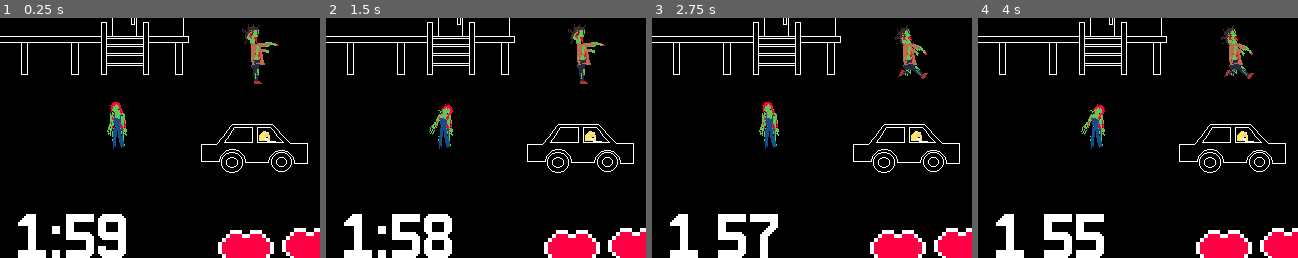
Above: before the commit, frames 1-4 (left to right).
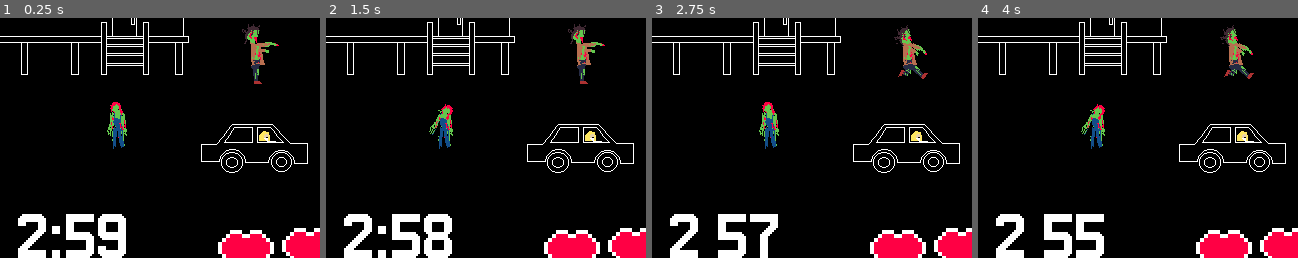
Above: after the commit, the same moments.

Repository: sanitygames/gameoff2022
Game: Godot game, scene res://game/Game.tscn
Same seed, same stepped clock (60 frames per second), same inputs: the game is played once before the commit and once after it.
Inputs (mouse positions are % of the whole screen's width and height, from its top left):
- Up to frame 1 (0.25 s): no input
- Up to frame 2 (1.5 s): tap Enter at 0.5 s; move the mouse to (72, 45) at 0.52 s; click (72, 45) at 0.67 s; click (90, 5) at 1.25 s
- Up to frame 3 (2.75 s): click (96, 5) at 2 s
- Up to frame 4 (4 s): move the mouse to (30, 55) at 2.77 s; click (30, 55) at 2.92 s; move the mouse to (60, 28) at 3.52 s; click (60, 28) at 3.67 s
The pictures show only the part of the screen within x 0-50%, y 40-90%; the shares and areas given below are measured in that part.

The runs differ from the first frame. In frame 1, 0.6% of the frame differs, in the area x 5-15%, y 81-97%; in frame 2, 0.6%; in frame 3, 0.6%; in frame 4, 0.6%.

Commit message:
level design

Diff:
--- a/game/Fukidasi.gd
+++ b/game/Fukidasi.gd
@@ -6,7 +6,6 @@
 var word = ""
 
 func set_text(_word):
-	print(_word)
 	word = _word
 	$Label.bbcode_text = formatter(word)
 
@@ -16,6 +15,7 @@
 	if word[0] == _str:
 		word.erase(0, 1)
 		emit_signal("hit")
+		$AudioStreamPlayer.play()
 
 	if word == "":
 		emit_signal("finished")
--- a/game/Game.gd
+++ b/game/Game.gd
@@ -45,6 +45,7 @@
 	$ZombieTutorialDebug.visible = false
 
 	# タイピングのチュートリアル兼ゲームレベル判定
+	$ZombieSpawner.is_active = true
 	$PrayTutorialDebug.visible = true
 	$Fukidasi.visible = true
 	$Timer.wait_time = 999
--- a/game/Game.tscn
+++ b/game/Game.tscn
@@ -113,6 +113,7 @@
 [ext_resource path="res://game/Fukidasi.gd" type="Script" id=111]
 [ext_resource path="res://game/ZombieSpawner.gd" type="Script" id=112]
 [ext_resource path="res://game/Car.gd" type="Script" id=113]
+[ext_resource path="res://resource/sound/engine.wav" type="AudioStream" id=114]
 
 [sub_resource type="SpriteFrames" id=1]
 animations = [ {
@@ -146,6 +147,26 @@
 [sub_resource type="Curve2D" id=5]
 _data = {
 "points": PoolVector2Array( 0, 0, 0, 0, -30, 140, 0, 0, 0, 0, -29, 227 )
+}
+
+[sub_resource type="Curve2D" id=6]
+_data = {
+"points": PoolVector2Array( 0, 0, 0, 0, 331, 1, 0, 0, 0, 0, 334, 200 )
+}
+
+[sub_resource type="Curve2D" id=7]
+_data = {
+"points": PoolVector2Array( 0, 0, 0, 0, 129, -22, 0, 0, 0, 0, 353, -23, 0, 0, 0, 0, 354, 201 )
+}
+
+[sub_resource type="Curve2D" id=8]
+_data = {
+"points": PoolVector2Array( 0, 0, 0, 0, 147, -42, 0, 0, 0, 0, 276, -42 )
+}
+
+[sub_resource type="Curve2D" id=9]
+_data = {
+"points": PoolVector2Array( 0, 0, 0, 0, 60, 93, 0, 0, 0, 0, 68, 93 )
 }
 
 [node name="Game" type="Node2D"]
@@ -183,6 +204,9 @@
 text = "AAAAAAAA!"
 scroll_active = false
 
+[node name="AudioStreamPlayer" type="AudioStreamPlayer" parent="Fukidasi"]
+stream = ExtResource( 114 )
+
 [node name="RedBlood" type="AnimatedSprite" parent="."]
 position = Vector2( 80, 119.25 )
 scale = Vector2( 0.5, 0.5 )
@@ -248,18 +272,33 @@
 [node name="Path2D2" type="Path2D" parent="ZombieSpawner"]
 curve = SubResource( 5 )
 
+[node name="Path2D3" type="Path2D" parent="ZombieSpawner"]
+curve = SubResource( 6 )
+
+[node name="Path2D4" type="Path2D" parent="ZombieSpawner"]
+position = Vector2( -1, 1 )
+curve = SubResource( 7 )
+
+[node name="Path2D5" type="Path2D" parent="ZombieSpawner"]
+position = Vector2( -1, 1 )
+curve = SubResource( 8 )
+
+[node name="Path2D6" type="Path2D" parent="ZombieSpawner"]
+position = Vector2( -1, 1 )
+curve = SubResource( 9 )
+
 [node name="Timer" type="Timer" parent="ZombieSpawner"]
-wait_time = 5.0
+wait_time = 10.0
 autostart = true
 
 [node name="GameUILayer" type="CanvasLayer" parent="."]
 
 [node name="IgnitionTimer" parent="GameUILayer" instance=ExtResource( 95 )]
+unique_name_in_owner = true
 __meta__ = {
 "_edit_lock_": true
 }
 is_active = true
-timer = 120.0
 
 [node name="LifeUI" type="Node2D" parent="GameUILayer"]
 position = Vector2( 8, -9 )
--- a/game/WeaponUI.gd
+++ b/game/WeaponUI.gd
@@ -28,4 +28,4 @@
 
 
 func _on_Fukidasi_finished():
-	add_weapon(Global.game_level + 1)
+	add_weapon(1)
--- a/game/ZombieSpawner.gd
+++ b/game/ZombieSpawner.gd
@@ -2,27 +2,25 @@
 
 export (PackedScene) var zombie_prefab
 
-var curve
+var is_active = false
+var curves = []
 
 
 func _ready():
-	curve = get_node("Path2D").curve
+	for child in get_children():
+		if child is Path2D:
+			curves.push_back(child.curve)
 
 
 func spawn():
-	var points = curve.get_baked_points()
+	var points = curves[randi() % curves.size()].get_baked_points()
 	var z = zombie_prefab.instance()
 	z.position = points[randi()%points.size()]
+	z.speed = Global.get_zombie_speed()
 	owner.add_child(z)
-	# print(curve.get_baked_points()[randi() % curve.get_baked_points().size()])
-	# timer += delta
-	# var max_points = curve.get_baked_points().size()
-	# # 3.0秒で終端に移動するようにする
-	# var rate = timer / 3.0
-	# if rate < 1.0:
-	# 	var idx = (max_points * rate)
-	# 	icon.position = curve.get_baked_points()[idx]
 
 
 func _on_Timer_timeout():
-	spawn()
+	if is_active:
+		spawn()
+		$Timer.wait_time = Global.get_zombie_spawn_wait_time()
--- a/global/Global.gd
+++ b/global/Global.gd
@@ -1,10 +1,14 @@
 extends Node2D
 
 export (PackedScene) var zombie_particle_prefab
+export (Curve) var wait_time_curve
+export (Curve) var zombie_speed_curve
 
 var game_level = 0 setget set_game_level
 
 var player_position = Vector2.ZERO
+
+var time_left = 999.9
 
 func get_zombie_particle():
 	var p = zombie_particle_prefab.instance()
@@ -20,3 +24,16 @@
 		game_level = 0
 
 	print(game_level)
+
+
+func get_zombie_speed():
+	var progress = (180.0 - time_left) / 180.0
+	var speed = zombie_speed_curve.interpolate(progress) * lerp(randf(), 0.3, 0.5) + 0.1
+	print("speed: ", speed)
+	return speed
+
+func get_zombie_spawn_wait_time():
+	var progress = (180.0 - time_left) / 180.0
+	var wait_time = wait_time_curve.interpolate(progress) * 5.0 + 0.4
+	print(wait_time)
+	return wait_time
--- a/global/Global.tscn
+++ b/global/Global.tscn
@@ -1,8 +1,16 @@
-[gd_scene load_steps=3 format=2]
+[gd_scene load_steps=5 format=2]
 
 [ext_resource path="res://global/Global.gd" type="Script" id=1]
 [ext_resource path="res://global/ZombieParticle.tscn" type="PackedScene" id=2]
 
+[sub_resource type="Curve" id=1]
+_data = [ Vector2( 0, 1 ), 0.0, 0.0, 0, 0, Vector2( 0.418856, 0.436937 ), -1.5577, -1.5577, 0, 0, Vector2( 0.527048, 0 ), 0.0, 0.0, 0, 0, Vector2( 0.690881, 0.608108 ), 0.269853, 0.269853, 0, 0, Vector2( 0.794436, 0.504505 ), 0.0, 0.0, 0, 0, Vector2( 0.938176, 0.0855856 ), -3.90532, -3.90532, 0, 0, Vector2( 1, 0 ), 0.0, 0.0, 0, 0 ]
+
+[sub_resource type="Curve" id=2]
+_data = [ Vector2( 0, 0 ), 0.0, 0.0, 0, 0, Vector2( 0.318393, 0.77027 ), 1.5266, 1.5266, 0, 0, Vector2( 0.44204, 0.400901 ), -10.2771, -10.2771, 0, 0, Vector2( 0.517774, 0.00450456 ), 0.0, 0.0, 0, 0, Vector2( 0.782071, 0.59009 ), 1.86962, 1.86962, 0, 0, Vector2( 0.860896, 0.333333 ), -5.82883, -5.82883, 0, 0, Vector2( 1, 0 ), 0.582884, 0.0, 0, 0 ]
+
 [node name="Global" type="Node2D"]
 script = ExtResource( 1 )
 zombie_particle_prefab = ExtResource( 2 )
+wait_time_curve = SubResource( 1 )
+zombie_speed_curve = SubResource( 2 )
--- a/ignition_timer/IgnitionTimer.gd
+++ b/ignition_timer/IgnitionTimer.gd
@@ -12,6 +12,7 @@
 	if is_active:
 		timer -= delta
 		emit_signal("ignition_timer_update", timer)
+	Global.time_left = timer
 	time_update()
 
 func _on_BlinkTimer_timeout():
--- a/ignition_timer/IgnitionTimer.tscn
+++ b/ignition_timer/IgnitionTimer.tscn
@@ -13,7 +13,7 @@
 margin_right = 64.0
 margin_bottom = 32.0
 custom_fonts/font = ExtResource( 2 )
-text = "2:00"
+text = "3:00"
 
 [node name="ToIgnition" type="Label" parent="."]
 margin_top = 26.0
--- a/zombie/Zombie.gd
+++ b/zombie/Zombie.gd
@@ -26,7 +26,7 @@
 func _physics_process(_delta):
 	if is_active:
 		var velocity = (Global.player_position - position).normalized()
-		position += velocity * 0.1
+		position += velocity * speed
 
 func _on_Timer_timeout():
 	frame += 1
Not shown: 1 places in game/Game.tscn that only renumber resources
Not shown, added: resource/sound/engine.wav.import
Not shown, added: resource/sound/engine.wav
